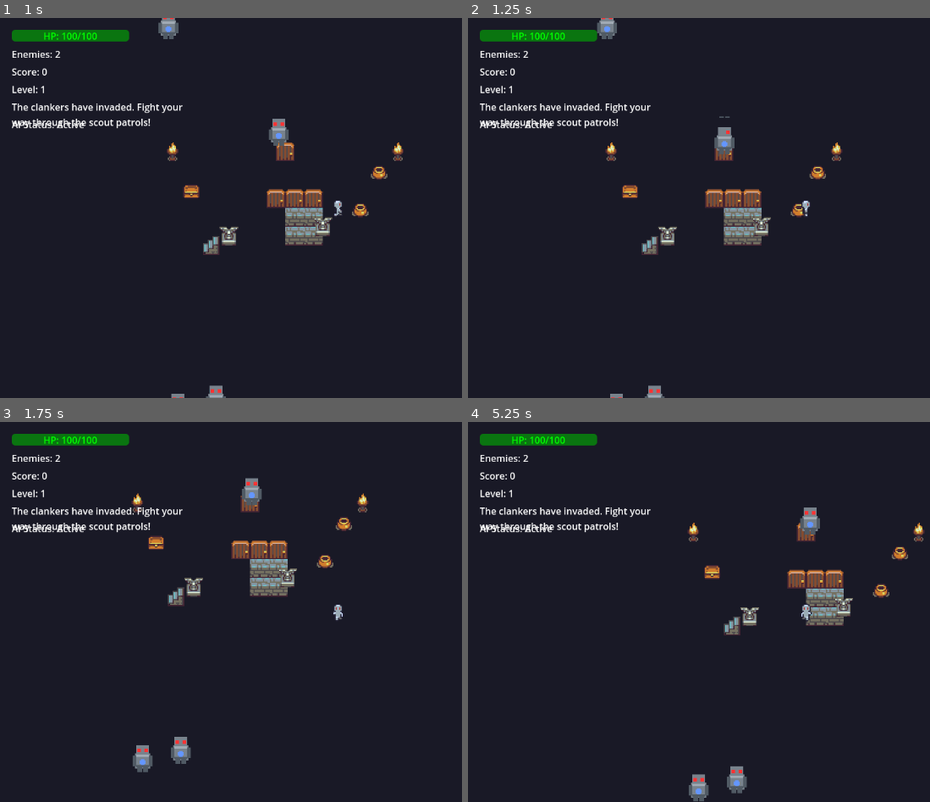
Above: before the commit, frames 1-4 (two rows, left to right).
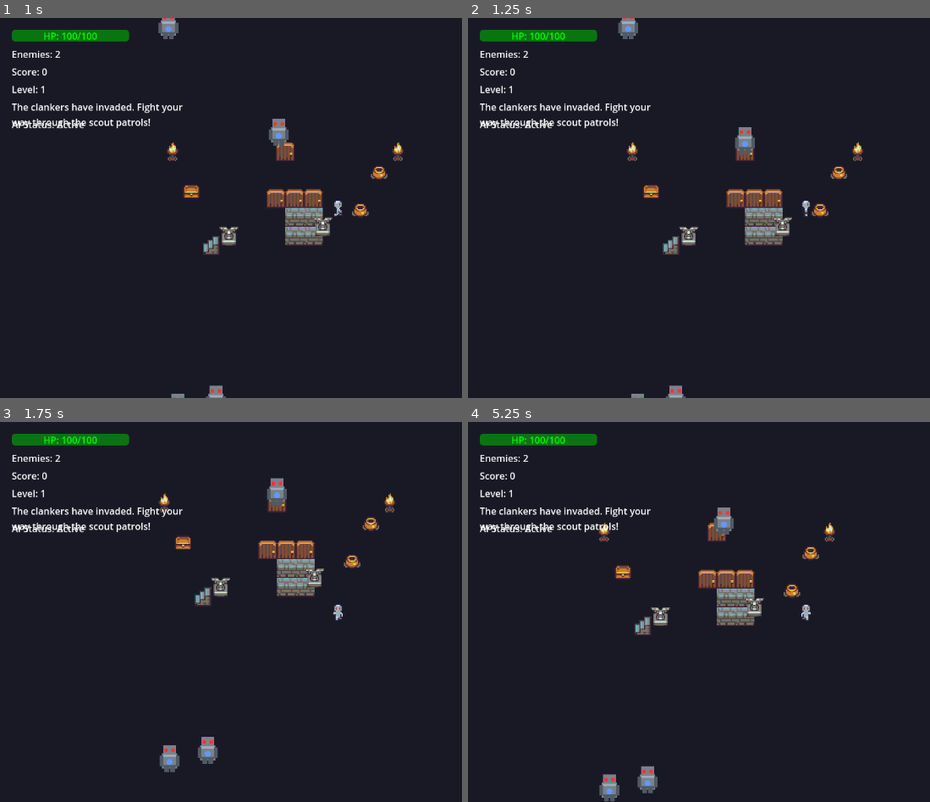
Above: after the commit, the same moments.

Repository: RonanHevenor/legendarypotato
Game: Godot game, scene res://scenes/levels/room_01.tscn
Two runs of this game, one before a commit and one after it. Both use one fixed random seed, a clock stepped at 60 frames per second and the inputs below.
Inputs:
- Up to frame 1 (1 s): tap Enter at 0.5 s; hold Right (ui_right) from 0.53 s (still down); tap Space (attack) at 0.6 s
- Up to frame 2 (1.25 s): keep holding Right (ui_right)
- Up to frame 3 (1.75 s): release Right (ui_right) at 1.28 s; hold Down (ui_down) from 1.28 s (still down); tap Tab at 1.35 s
- Up to frame 4 (5.25 s): release Down (ui_down) at 2.03 s; hold Right (ui_right) 2.03-2.78 s; tap one key every 0.75 s from 2.1 s: R Space (attack) Tab R Space (attack); hold Up (ui_up) 2.78-3.53 s; hold Left (ui_left) 3.53-5.03 s; hold Down (ui_down) from 5.03 s (still down)

Frame 1 is identical in both runs. In frame 2, 4.7% of the frame differs, in the area x 28-86%, y 0-100%; in frame 3, 5.2%; in frame 4, 5.8%, in the area x 28-99%, y 22-100%.

Commit message:
tried fixing more things(to various degrees of success

Diff:
--- a/assets/tilesets/basic_tileset.tres
+++ b/assets/tilesets/basic_tileset.tres
@@ -8,6 +8,7 @@
 texture = ExtResource("1_1")
 0:0/0 = 0
 1:0/0 = 0
+1:0/0/z_index = 1
 2:0/0 = 0
 3:0/0 = 0
 4:0/0 = 0
@@ -72,6 +73,7 @@
 0:7/0 = 0
 1:7/0 = 0
 2:7/0 = 0
+2:7/0/z_index = 1
 3:7/0 = 0
 4:7/0 = 0
 5:7/0 = 0
--- a/scenes/levels/room_procedural.tscn
+++ b/scenes/levels/room_procedural.tscn
@@ -1,12 +1,9 @@
-[gd_scene load_steps=6 format=3 uid="uid://cp5q8r2m4oav1"]
+[gd_scene load_steps=5 format=3 uid="uid://cp5q8r2m4oav1"]
 
 [ext_resource type="Script" uid="uid://cyb76go175mrt" path="res://scripts/room_generator.gd" id="1_1"]
 [ext_resource type="TileSet" uid="uid://dmq8xvoaqwep" path="res://assets/tilesets/basic_tileset.tres" id="2_1"]
 [ext_resource type="TileSet" uid="uid://cw8mah81yjb85" path="res://assets/tilesets/sprites.tres" id="2_20vx5"]
 [ext_resource type="PackedScene" uid="uid://c3wqvxq8ykn7w" path="res://scenes/player/player.tscn" id="3_1"]
-
-[sub_resource type="RectangleShape2D" id="RectangleShape2D_20vx5"]
-size = Vector2(12, 6)
 
 [node name="RoomProcedural" type="Node2D"]
 script = ExtResource("1_1")
@@ -35,7 +32,3 @@
 
 [node name="Camera2D" type="Camera2D" parent="YSort/Player"]
 zoom = Vector2(2.5, 2.5)
-
-[node name="CollisionShape2D2" type="CollisionShape2D" parent="YSort/Player"]
-position = Vector2(0, 5)
-shape = SubResource("RectangleShape2D_20vx5")
--- a/scenes/player/player.tscn
+++ b/scenes/player/player.tscn
@@ -162,7 +162,8 @@
 size = Vector2(12, 6)
 
 [node name="Player" type="CharacterBody2D" groups=["player"]]
-collision_layer = 3
+collision_layer = 2
+collision_mask = 141
 script = ExtResource("1_1")
 
 [node name="AnimatedSprite2D" type="AnimatedSprite2D" parent="."]
--- a/scripts/player.gd
+++ b/scripts/player.gd
@@ -27,8 +27,9 @@
 		push_warning("Player: Camera2D node not found")
 
 	# Set collision layers
-	collision_layer = 2  # Player layer
-	collision_mask = 1 + 3 + 4 + 8  # World + Enemy + EnemyHurtBox + Projectiles
+	#collision_layer = 2  # Player layer
+	#collision_mask = 1 + 3 + 4 + 8  # World + Enemy + EnemyHurtBox + Projectiles
+	#force_update_transform()
 
 func _physics_process(delta):
 	attack_cooldown = max(0, attack_cooldown - delta)
@@ -82,7 +83,6 @@
 
 	# Play attack animation - temporarily disabled
 	# TODO: Fix animation system
-	pass
 
 	# Check for enemies in attack range
 	var space_state = get_world_2d().direct_space_state
--- a/scripts/room_generator.gd
+++ b/scripts/room_generator.gd
@@ -21,6 +21,7 @@
 
 func _ready():
 	generate_room()
+	wall_layer.force_update_transform()
 
 func generate_room():
 	occupied_positions.clear()
